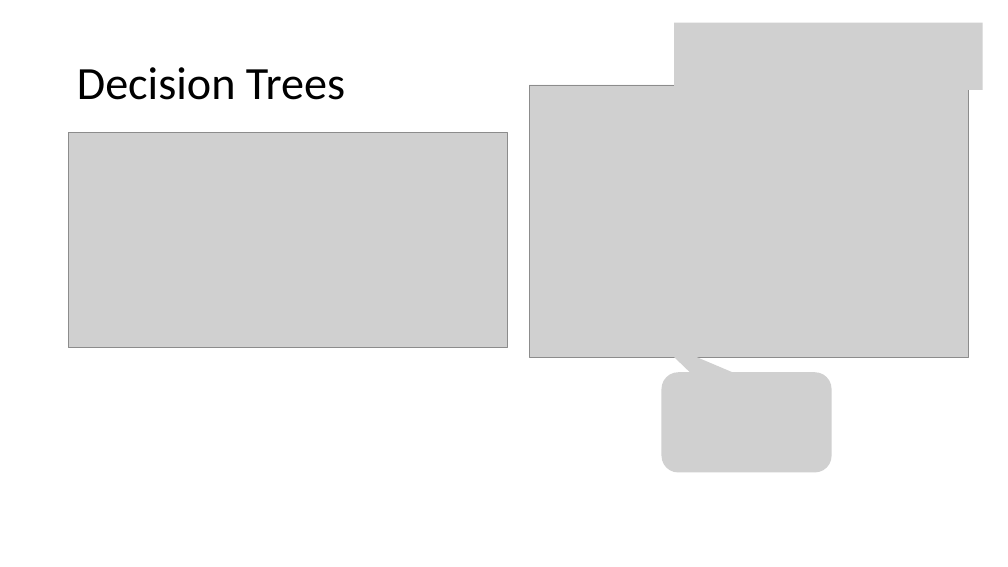
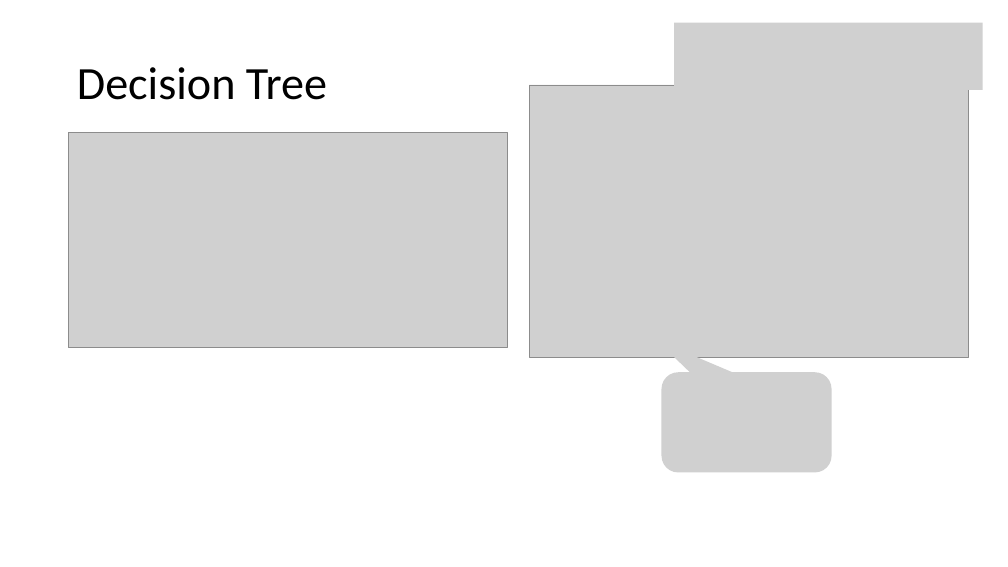
Before and after one commit to kunleola/CS7320, a slide deck: slide 27 of slides/19_ML_intro.pptx. Drawn at 1008x567 pixels with LibreOffice and Linux fonts; fonts in the diff are those of the drawing; grey boxes stand for pictures. Boxes give left, top, right and bottom in pixels: in the first picture for what was removed or moved away, otherwise in the second. Text is boxed around its words. In the diff, an @@ line names an element or a change of style, - is before the commit and + after.

```diff
--- a/slides/19_ML_intro.pptx
+++ b/slides/19_ML_intro.pptx
@@ title at box(77, 67, 327, 100): text changed @@
-Decision Trees
+Decision Tree
```
Also in this commit, not shown: 3 other slides changed, 10 other files.
